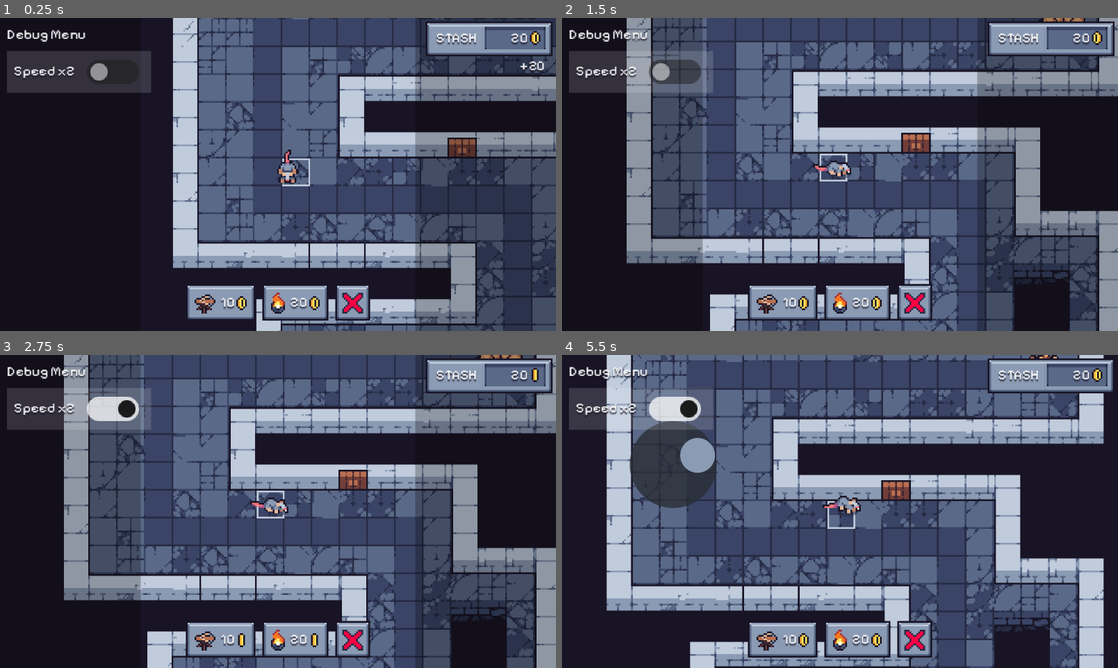
Above: before the commit, frames 1-4 (two rows, left to right).
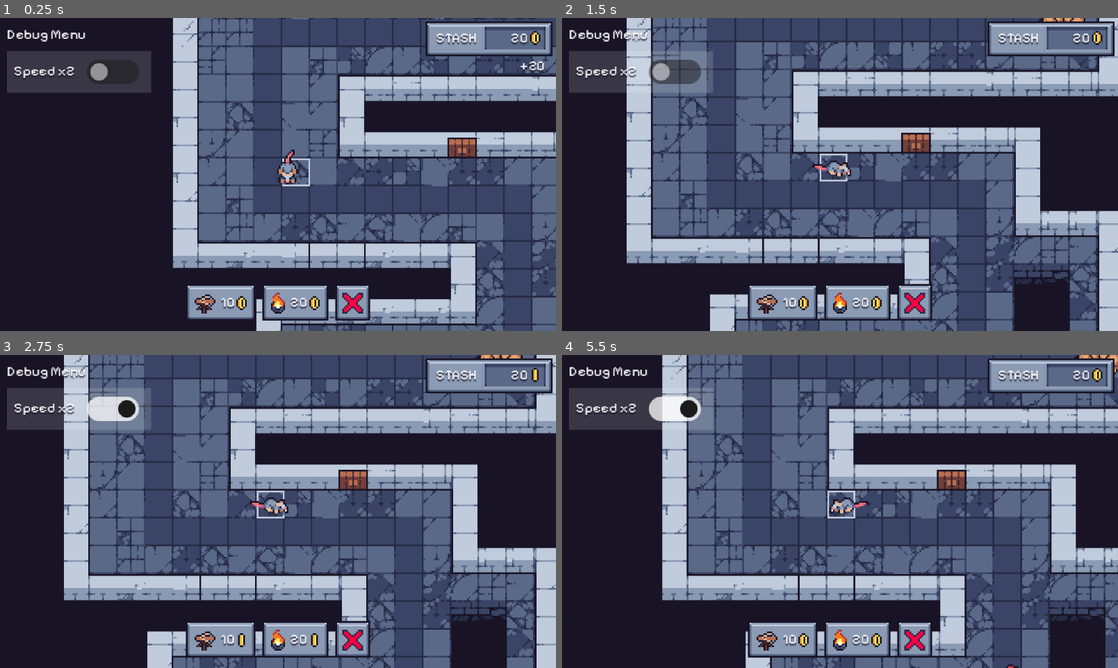
Above: after the commit, the same moments.

Repository: Raisinaut/craftpix_indie_jam
Game: Godot game, scene res://levels/test_scene.tscn
Two runs of this game, one before a commit and one after it. Both use one fixed random seed, a clock stepped at 60 frames per second and the inputs below.
Inputs (mouse positions are in pixels of both pictures, inside the frame that each line leads up to):
- Up to frame 1 (0.25 s): no input
- Up to frame 2 (1.5 s): move the mouse to (962, 158) at 0.52 s; hold D (move_right) 0.53-1.25 s; tap E (interact) at 0.6 s; click (962, 158) at 0.67 s; drag from (728, 190) to (851, 174) at 1.27 s
- Up to frame 3 (2.75 s): click (111, 408) at 2 s
- Up to frame 4 (5.5 s): move the mouse to (895, 442) at 2.77 s; hold D (move_right) 2.78-3.5 s; tap E (interact) at 2.85, 4.35 s; drag from (812, 574) to (751, 492) at 3.52 s; move the mouse to (1006, 558) at 4.27 s; hold A (move_left) 4.28-5 s; drag from (673, 464) to (756, 433) at 5.02 s

The runs differ from the first frame. In frame 1, 17% of the frame differs, in the area x 50-100%, y 0-100%; in frame 2, 23%; in frame 3, 23%; in frame 4, 58%, in the area x 8-100%, y 0-100%.

Commit message:
Bugfix: enemies now maintain direction on death

Diff:
--- a/godot/entities/characters/enemy/enemy.gd
+++ b/godot/entities/characters/enemy/enemy.gd
@@ -13,3 +13,4 @@
 func move() -> void:
 	sync_animation_to_actual_velocity()
 	sync_sprite_flip(actual_velocity)
+	last_velocity = actual_velocity
--- a/godot/entities/characters/moving_character.gd
+++ b/godot/entities/characters/moving_character.gd
@@ -48,16 +48,16 @@
 		velocity = base_speed * move_direction
 		last_velocity = velocity
 	else:
+		pass
 		velocity = Vector2.ZERO
 	move_and_slide()
 
-	var anim_name = "walk_" + get_vector_direction(last_velocity)
+	play_animation_in_facing_direction("walk", last_velocity)
 	if move_direction != Vector2.ZERO:
 		sync_sprite_flip(velocity)
 	else:
 		if velocity == Vector2.ZERO:
-			anim_name = "idle_" + get_vector_direction(last_velocity)
-	sprite_animator.play(anim_name)
+			play_animation_in_facing_direction("idle", last_velocity)
 
 func die() -> void:
 	died.emit()
@@ -105,12 +105,12 @@
 
 
 func play_animation_in_facing_direction(anim_prefix : String, vector : Vector2):
-	var dir : String = get_vector_direction(vector)
+	var dir : String = get_vector_as_string(vector)
 	sprite_animator.play(anim_prefix + "_" + dir)
 
 ## Returns a string matching the vector's direction. [br]
 ## Combine_horizontal merges "left" and "right" into "side"
-func get_vector_direction(vector : Vector2, combine_horizontal := true) -> String:
+func get_vector_as_string(vector : Vector2, combine_horizontal := true) -> String:
 	var direction : String = ""
 	if abs(vector.x) > abs(vector.y):
 		if combine_horizontal:
--- a/godot/levels/test_scene.tscn
+++ b/godot/levels/test_scene.tscn
@@ -120,6 +120,7 @@
 script = ExtResource("1_xaem1")
 
 [node name="OnscreenControls" parent="." instance=ExtResource("8_qxrr7")]
+test_joystick = false
 
 [node name="ResourceDisplay" parent="." instance=ExtResource("1_a47p7")]
 
